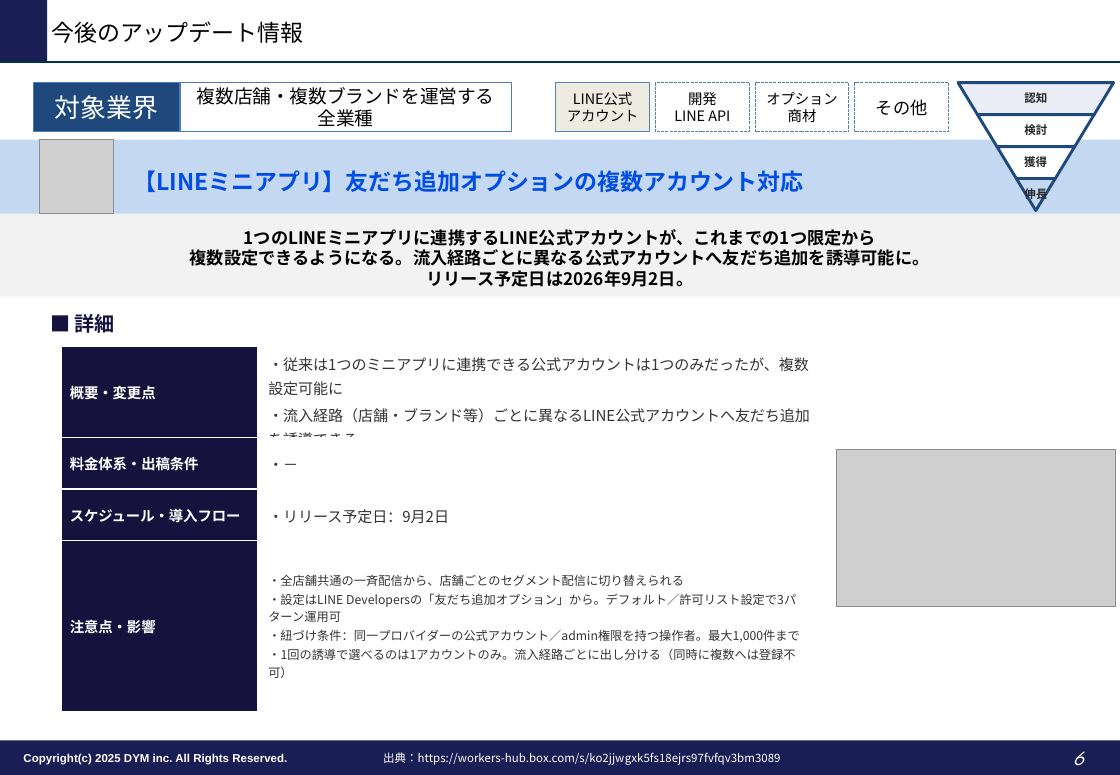
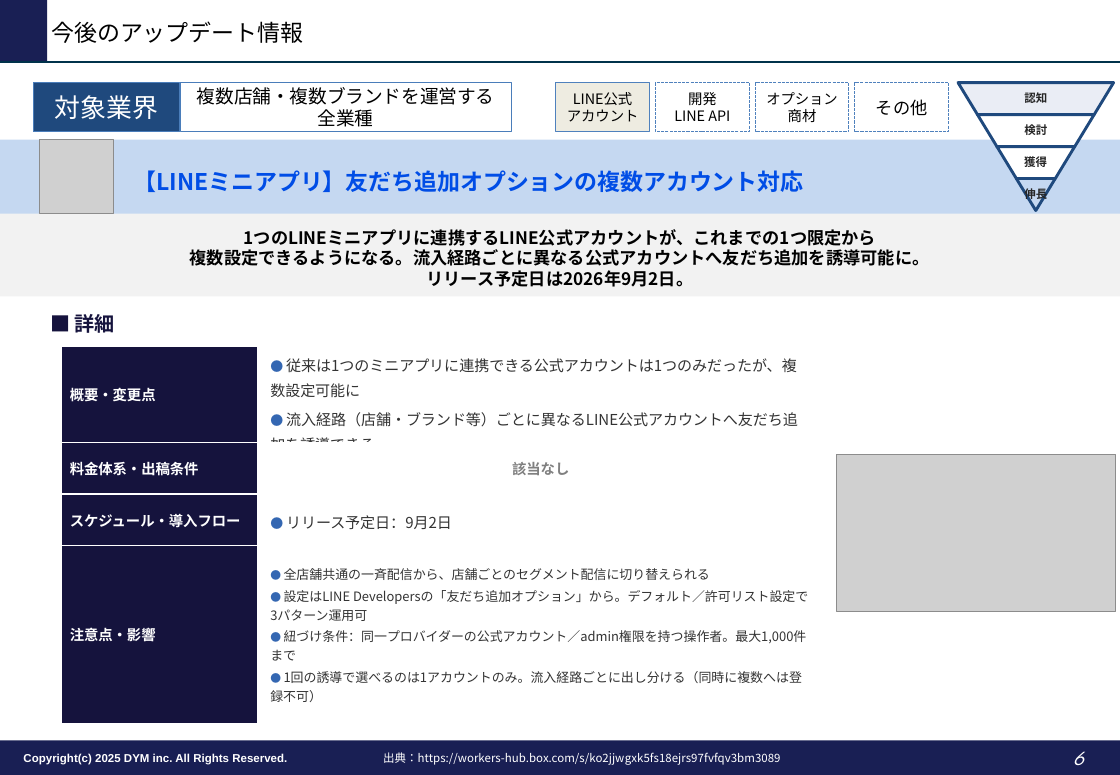
Before and after one commit to tonomura-r-dev/folder, a slide deck: slide 6 of LINEOA媒体最新情報_2026年9月トレンドレポート.pptx. Drawn at 1120x775 pixels with LibreOffice and Linux fonts; fonts in the diff are those of the drawing; grey boxes stand for pictures; background and template pictures are left out. Boxes give left, top, right and bottom in pixels: in the first picture for what was removed or moved away, otherwise in the second. Text is boxed around its words. In the diff, an @@ line names an element or a change of style, - is before the commit and + after.

```diff
--- a/LINEOA媒体最新情報_2026年9月トレンドレポート.pptx
+++ b/LINEOA媒体最新情報_2026年9月トレンドレポート.pptx
@@ table at bbox=[62, 347, 822, 720] @@
-row 1, column 2: ・従来は1つのミニアプリに連携できる公式アカウントは1つのみだったが、複数設定可能に / ・流入経路（店舗・ブランド等）ごとに異なるLINE公式アカウントへ友だち追加を誘導できる
+row 1, column 2: ● 従来は1つのミニアプリに連携できる公式アカウントは1つのみだったが、複数設定可能に / ● 流入経路（店舗・ブランド等）ごとに異なるLINE公式アカウントへ友だち追加を誘導できる
-row 2, column 2: ・－
+row 2, column 2: 該当なし
-row 3, column 2: ・リリース予定日：9月2日
+row 3, column 2: ● リリース予定日：9月2日
-row 4, column 2: ・全店舗共通の一斉配信から、店舗ごとのセグメント配信に切り替えられる / ・設定はLINE Developersの「友だち追加オプション」から。デフォルト／許可リスト設定で3パターン運用可 / ・紐づけ条件：同一プロバイダーの公式アカウント／admin権限を持つ操作者。最大1,000件まで / ・1回の誘導で選べるのは1アカウントのみ。流入経路ごとに出し分ける（同時に複数へは登録不可）
+row 4, column 2: ● 全店舗共通の一斉配信から、店舗ごとのセグメント配信に切り替えられる / ● 設定はLINE Developersの「友だち追加オプション」から。デフォルト／許可リスト設定で3パターン運用可 / ● 紐づけ条件：同一プロバイダーの公式アカウント／admin権限を持つ操作者。最大1,000件まで / ● 1回の誘導で選べるのは1アカウントのみ。流入経路ごとに出し分ける（同時に複数へは登録不可）
@@ picture: place and size @@
-picture at bbox=[838, 450, 1117, 607]
+picture at bbox=[838, 455, 1117, 612]
```
Also in this commit, not shown: 5 other slides changed, 2 other files.
